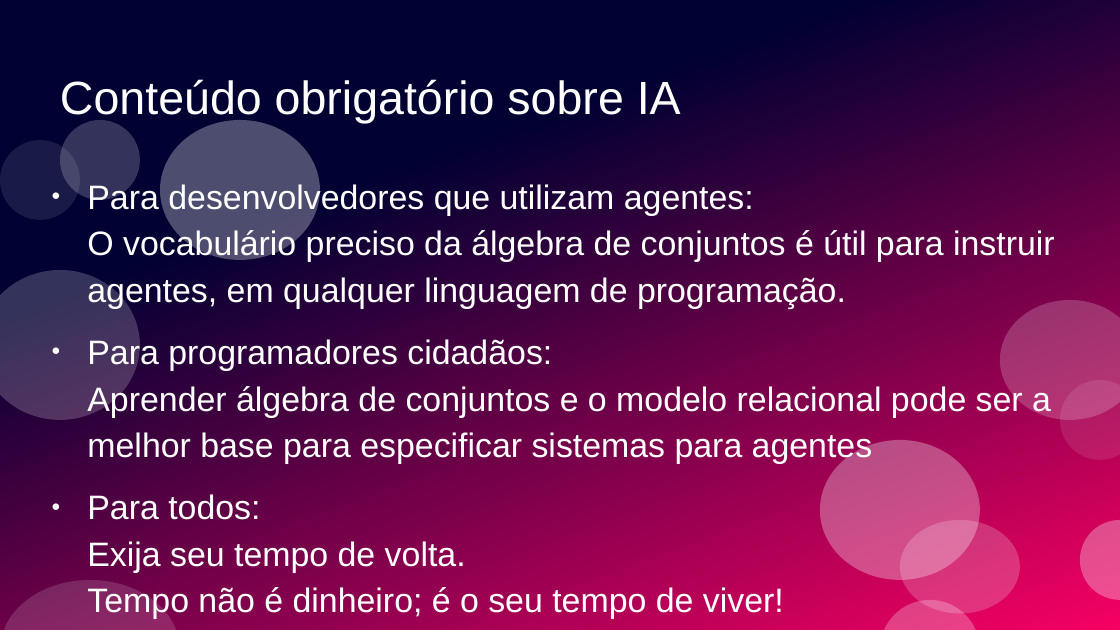
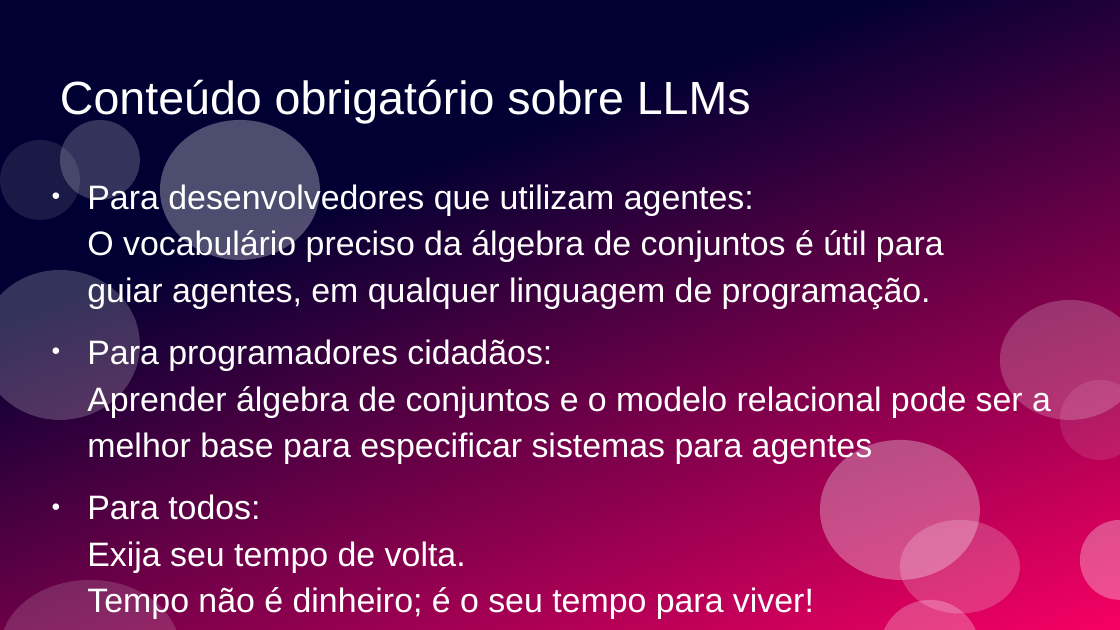
Before and after one commit to ramalho/sets-in-go, a slide deck: slide 106 of conj-em-go1_28.odp. Drawn at 1120x630 pixels with LibreOffice and Linux fonts; fonts in the diff are those of the drawing. Boxes give left, top, right and bottom in pixels: in the first picture for what was removed or moved away, otherwise in the second. Text is boxed around its words. In the diff, an @@ line names an element or a change of style, - is before the commit and + after.

```diff
--- a/conj-em-go1_28.odp
+++ b/conj-em-go1_28.odp
@@ title at (60,79,751,123): text changed @@
-Conteúdo obrigatório sobre IA
+Conteúdo obrigatório sobre LLMs
@@ text at (87,182,944,309): text changed @@
-● Para desenvolvedores que utilizam agentes:
-  O vocabulário preciso da álgebra de conjuntos é útil para instruir agentes, em qualquer linguagem de programação.
+● Para desenvolvedores que utilizam agentes:
+  O vocabulário preciso da álgebra de conjuntos é útil para
+  guiar agentes, em qualquer linguagem de programação.
@@ text at (87,494,814,619): text changed @@
-● Para todos:
-  Exija seu tempo de volta.
-  Tempo não é dinheiro; é o seu tempo de viver!
+● Para todos:
+  Exija seu tempo de volta.
+  Tempo não é dinheiro; é o seu tempo para viver!
```
Also in this commit, not shown: 2 other slides changed, 2 slides added, 1 slide removed, 1 other file.
